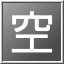
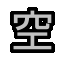
Layered file, before and after one edit (64px x 64px). Changes by layer:
removed layer "Pasted Layer #1" over [0, 0, 64, 64]
removed layer "Pasted Layer" over [0, 0, 64, 64]
added layer "空" above "Layer" over [13, 10, 52, 50]
added layer "Layer" over [10, 7, 55, 53]
